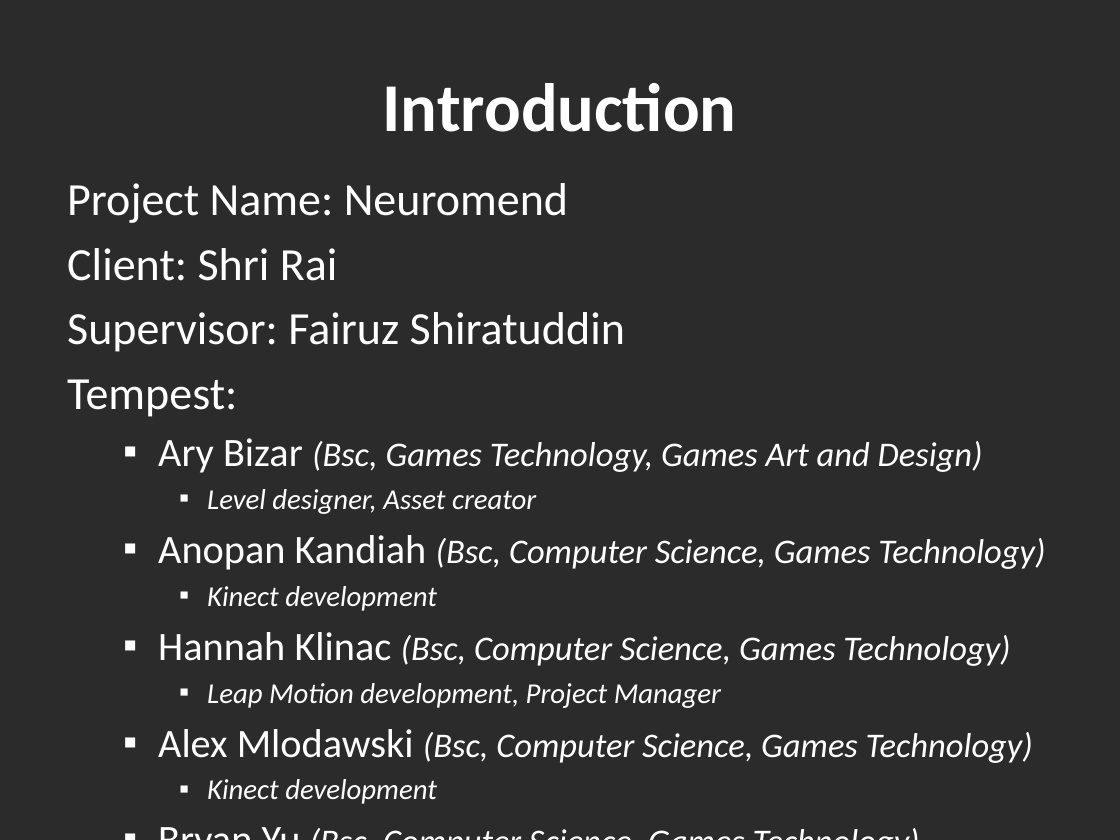
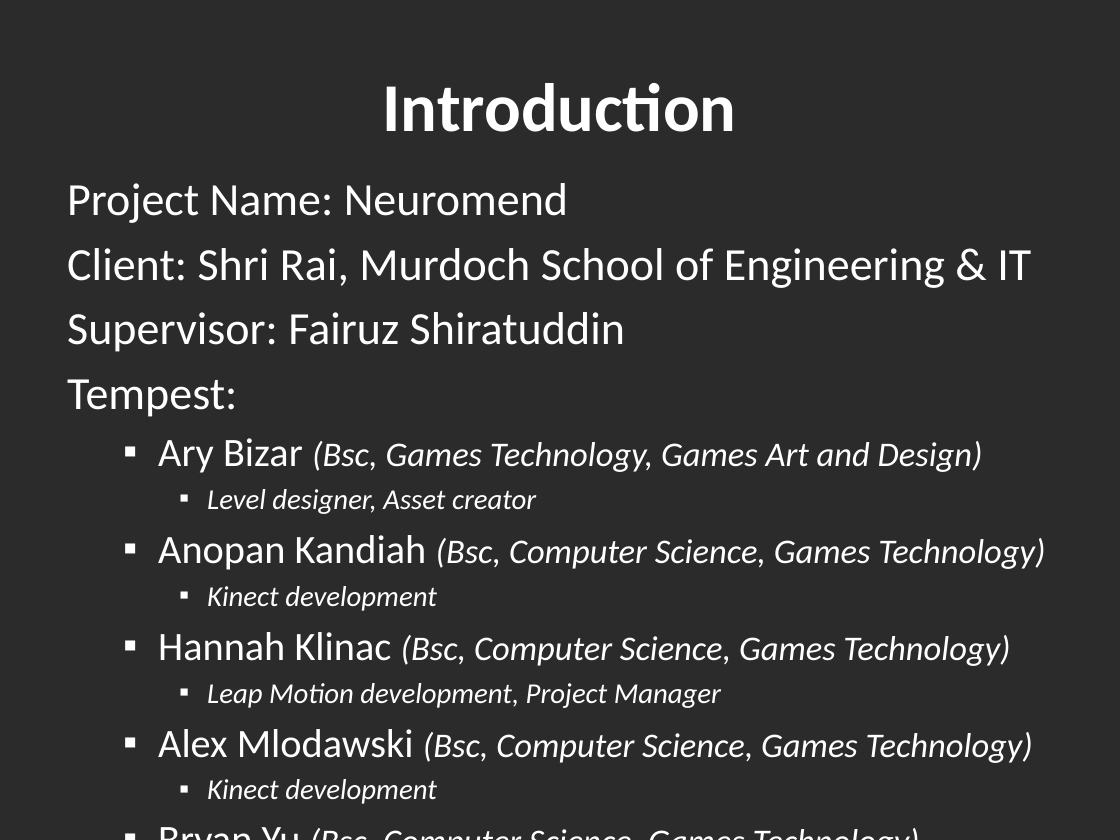
Before and after one commit to Hankli/VirtualEnvironments-Project, a slide deck: slide 3 of Documents/Presentations/Final Presentation v2.pptx. Drawn at 1120x840 pixels with LibreOffice and Linux fonts; fonts in the diff are those of the drawing; background and template pictures are left out; a plain dark background stands for a picture behind light text. Boxes give left, top, right and bottom in pixels: in the first picture for what was removed or moved away, otherwise in the second. Text is boxed around its words. In the diff, an @@ line names an element or a change of style, - is before the commit and + after.

```diff
--- a/Documents/Presentations/Final Presentation v2.pptx
+++ b/Documents/Presentations/Final Presentation v2.pptx
@@ text at (x1=67, y1=248, x2=1031, y2=288): text changed @@
-Client: Shri Rai
+Client: Shri Rai, Murdoch School of Engineering & IT
```
Also in this commit, not shown: 5 other slides changed.
